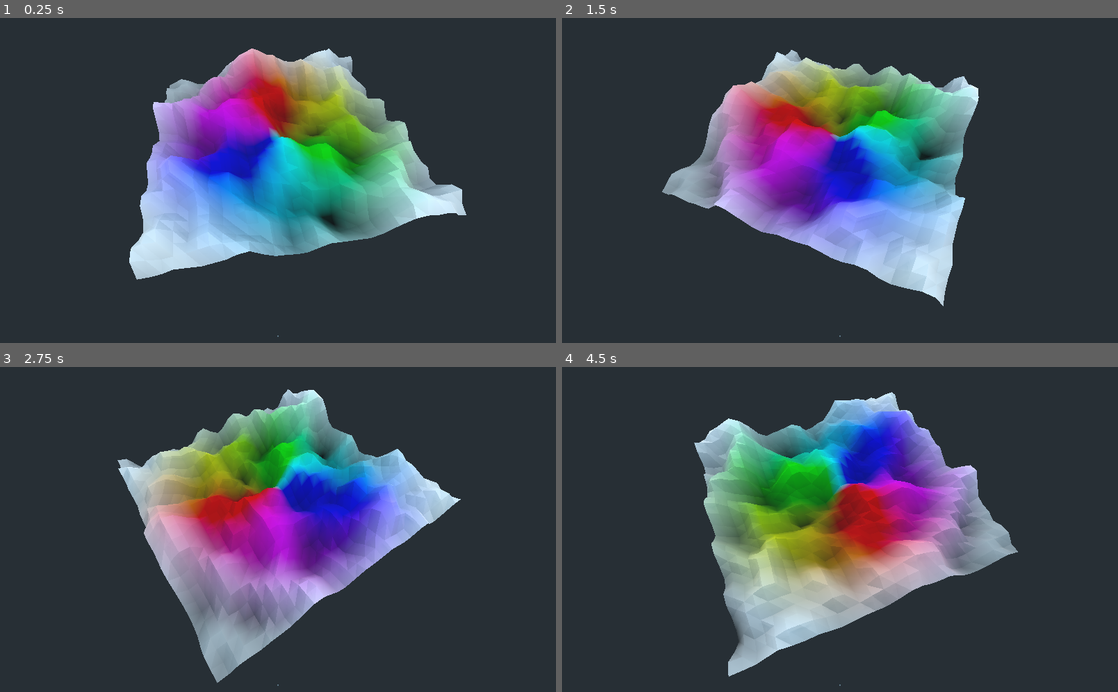
Above: before the commit, frames 1-4 (two rows, left to right).
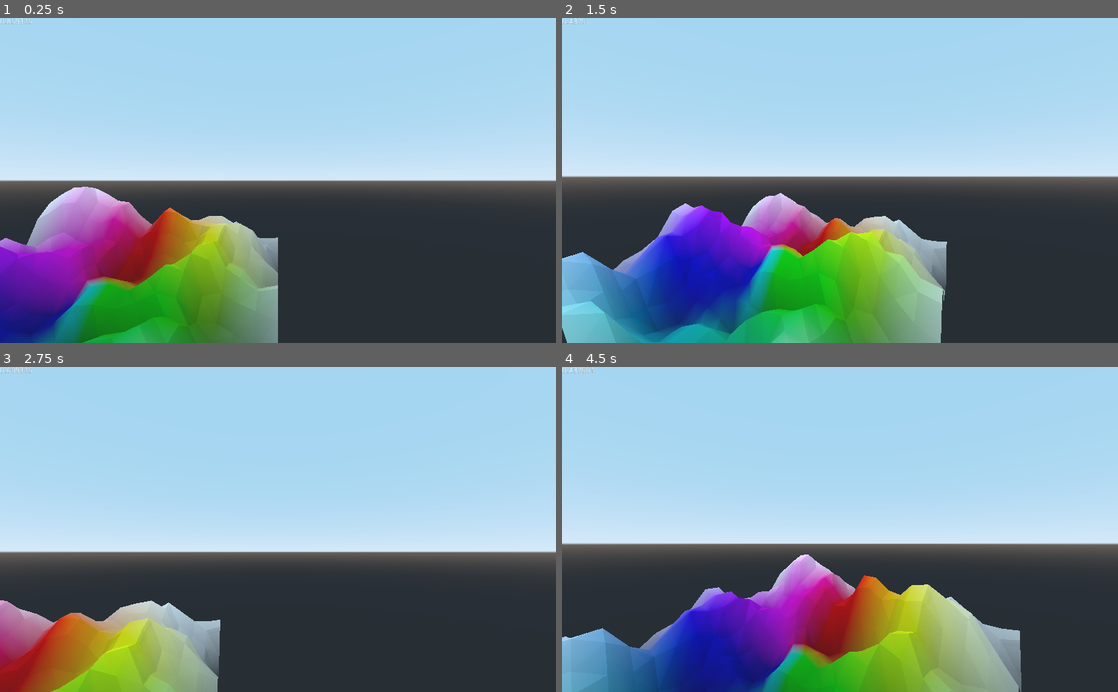
Above: after the commit, the same moments.

Repository: MrRoboman4321/Terrain-Meshes
Game: Godot game, scene res://Main.tscn
Two runs of this game, one before a commit and one after it. Both use one fixed random seed, a clock stepped at 60 frames per second and the inputs below.
Inputs (mouse positions are in pixels of both pictures, inside the frame that each line leads up to):
- Up to frame 1 (0.25 s): no input
- Up to frame 2 (1.5 s): move the mouse to (867, 180) at 0.52 s; hold Up (ui_up) from 0.53 s (still down); click (867, 180) at 0.67 s; move the mouse to (812, 180) at 1.27 s
- Up to frame 3 (2.75 s): keep holding Up (ui_up); move the mouse to (289, 523) at 2.02 s
- Up to frame 4 (4.5 s): keep holding Up (ui_up); move the mouse to (834, 536) at 2.77 s; click (834, 536) at 2.92 s; move the mouse to (878, 532) at 3.52 s; move the mouse to (795, 526) at 4.27 s

The runs differ from the first frame. In frame 1, 80% of the frame differs, in the area x 0-100%, y 0-100%; in frame 2, 82%; in frame 3, 76%; in frame 4, 84%.

Commit message:
Wave propogating through mesh (inc)

Diff:
--- a/Main.gd
+++ b/Main.gd
@@ -4,14 +4,22 @@
 onready var cam = $Camera
 
 const SIZE = 20.0
+const SPEED = 4.0 #How long it takes the wave to propogate across the mesh
 
 var deg = 0
+var i = 0
+var time = 0
+var terrain
+var home_heights
+
+var first = false
 
 func _ready():
     var TerrainMesh = load("res://TerrainMesh.gd").TerrainMesh
-    var terrain = TerrainMesh.new(30.0)
+    terrain = TerrainMesh.new(SIZE)
 
     terrain.attachToMesh(meshInstance)
+    home_heights = _deepCopyHeights(terrain.heights)
 
 func allBelowWater(v1, v2, v3, size):
     if(map(v1, 0, (400/size), 0, 1) < 0.55 and
@@ -37,5 +45,54 @@
     cam.set_translation(Vector3(x, 20, z))
     cam.look_at(Vector3(10, 0, 10), Vector3(0, 1, 0))
 
+func _updateTerrain(time):
+    time = fmod(time, SPEED)/SPEED
+
+    var split = false
+
+    var min_x = time * 20
+    var max_x
+    if(min_x > 16):
+        max_x = (min_x + 4) - 20
+        split = true
+    else:
+        max_x = min_x + 4
+
+    if(split):
+        for x in range(int(round(min_x)), SIZE):
+            for z in range(0, SIZE):
+                terrain.updateVert(x, z, home_heights[x][z] + _getWaveHeight(x - min_x))
+
+        for x in range(0, int(round(max_x))):
+            for z in range(0, SIZE):
+                terrain.updateVert(x, z, home_heights[x][z] + _getWaveHeight(max_x - x))
+    else:
+        for x in range(int(round(min_x)), int(round(max_x))):
+            for z in range(0, SIZE):
+                $debug.text = str(_getWaveHeight(x - min_x))
+                terrain.updateVert(x, z, home_heights[x][z] + _getWaveHeight(x - min_x))
+
+    terrain.updateMesh(meshInstance)
+
+func _getWaveHeight(x):
+    return -2 * pow((x - 2)*(sqrt(0.5)/2), 2) + 1
+
+func _deepCopyHeights(heights):
+    var out = []
+    for x in range(SIZE):
+        out.append([])
+        for z in range(SIZE):
+            out[x].append(heights[x][z])
+
+    return out
+
 func _process(delta):
-    _updateCamera(delta)
+    time += delta
+
+    #if(i % int(SIZE) == 0):
+    #_updateCamera(delta)
+    if(!first):
+        _updateTerrain(time)
+        #first = !first
+
+    i += 1
--- a/Main.tscn
+++ b/Main.tscn
@@ -17,3 +17,12 @@
 light_energy = 0.48
 light_indirect_energy = 1.13
 shadow_enabled = true
+
+[node name="debug" type="Label" parent="."]
+margin_right = 40.0
+margin_bottom = 14.0
+
+[node name="max_x" type="Label" parent="."]
+margin_top = 32.0
+margin_right = 40.0
+margin_bottom = 46.0
--- a/TerrainMesh.gd
+++ b/TerrainMesh.gd
@@ -17,6 +17,17 @@
     func attachToMesh(meshInstance):
         meshInstance.mesh = mesh
         meshInstance.set_surface_material(0, material)
+
+    func updateMesh(meshInstance):
+        mesh = _meshFromHeights(heights, material, heights.size())
+        meshInstance.mesh = mesh
+        meshInstance.set_surface_material(0, material)
+
+    func updateVert(x, z, val):
+        heights[x][z] = val
+
+    func getVert(x, z):
+        return heights[x][z]
 
     func _meshFromHeights(heights, material, size):
         #Create the tool for mesh generation
@@ -77,6 +88,7 @@
     func _createMaterial():
         var mat = SpatialMaterial.new()
         mat.set("vertex_color_use_as_albedo", true)
+        mat.set_cull_mode(SpatialMaterial.CULL_DISABLED)
 
         return mat
 
@@ -112,7 +124,7 @@
         var vec = Vector2(vert.x - 10, vert.z - 10).normalized()
         var h = _map(atan2(vec.y, vec.x), -PI, PI, 0, 1)
 
-        return Color.from_hsv(h, s*2.5, v)
+        return Color.from_hsv(h, s * 2.5, v)
 
     func _saturationSigmoid(s):
         return (-1.0 / (0.97 + exp(-8*s + 4)) + 1)
Not shown, removed: Terrain.zip
